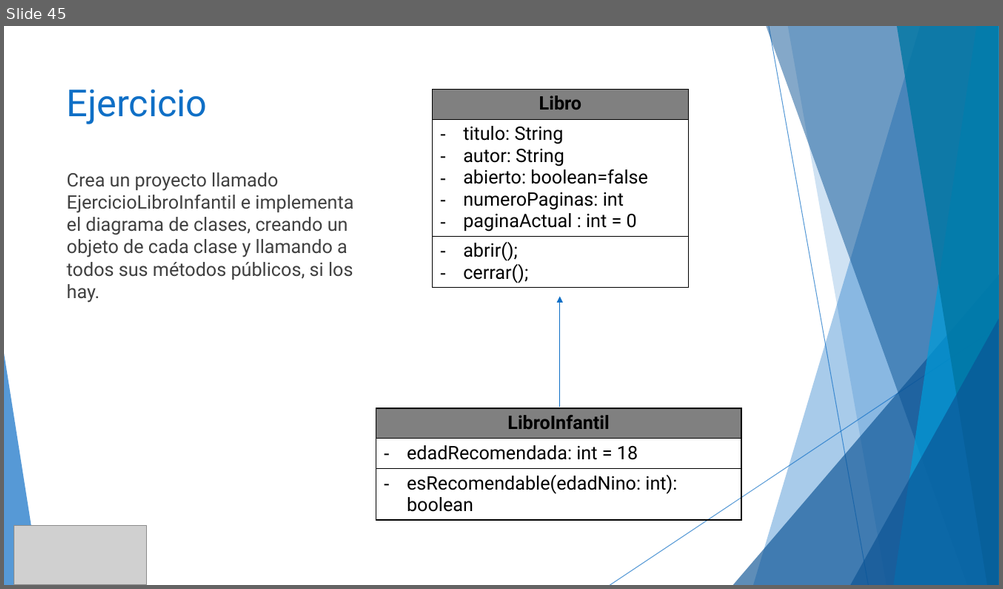
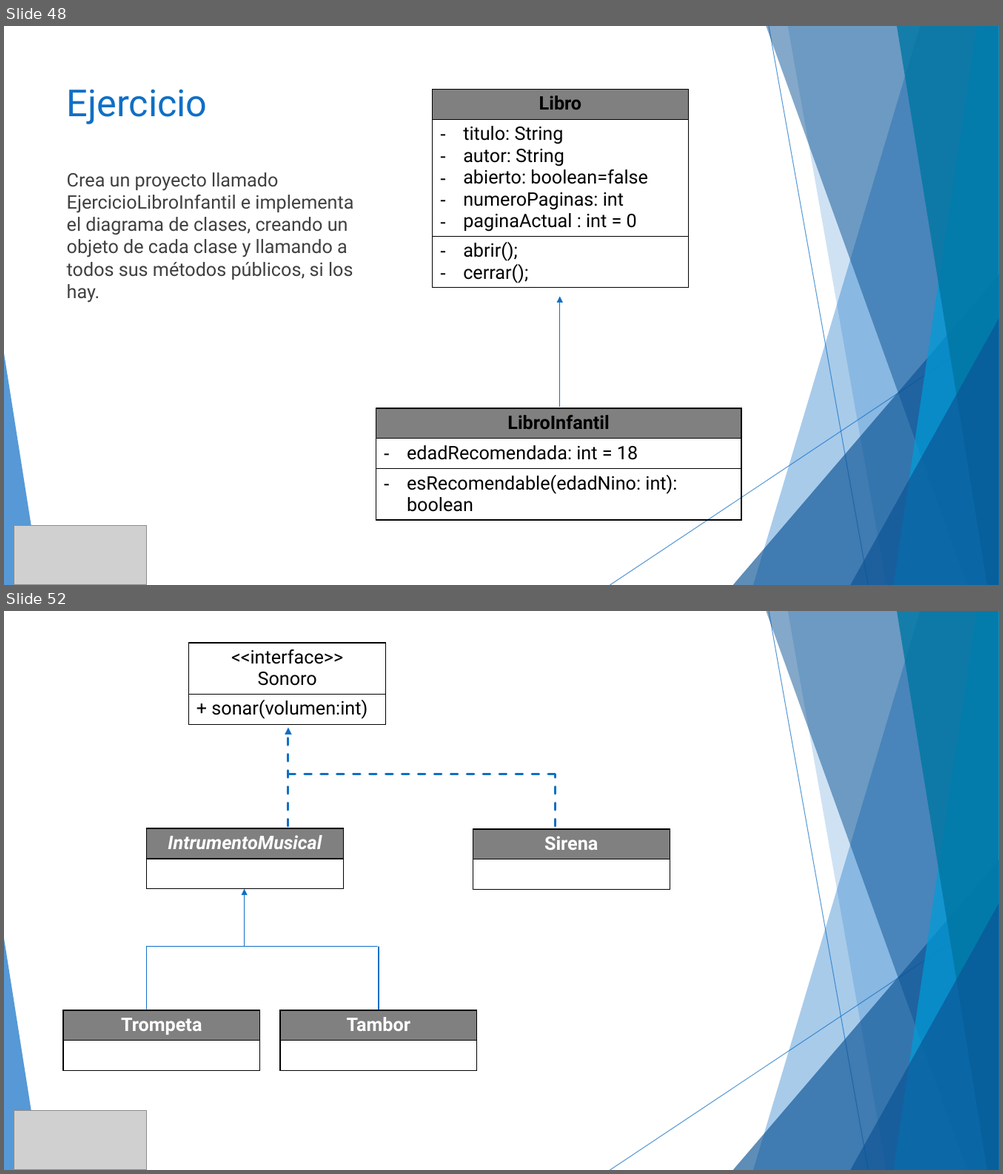
Before and after one commit to MChuil/Java, a slide deck: JAVA.pptx. Shown one above the other, each under a label of ours: slide 45 before the commit, slides 48 and 52 after it; the slides between them are not shown. The pictures are 1003x589 and 1003x1174 pixels, drawn with LibreOffice and Linux fonts; fonts in the diff are those of the drawing; grey boxes stand for pictures. Boxes give left, top, right and bottom in pixels: in the first picture for what was removed or moved away, otherwise in the second. Text is boxed around its words. In the diff, an @@ line names an element or a change of style, - is before the commit and + after.

Commit message:
Herencia e Interfaces
Ejemplo de herencia, interfaces y lectura de texto plano

```diff
--- a/JAVA.pptx
+++ b/JAVA.pptx
@@ slide 52 added at [4, 611, 999, 1170], background #FFFFFF; not listed: 10 template elements that a slide beside it also shows @@
@@ table added at [189, 643, 386, 726], 2 rows, 1 columns @@
+<<interface>> / Sonoro
++ sonar(volumen:int)
@@ arrow added from (288, 826) to (288, 727), #0F6FC6 2.25 pt dashed @@
@@ line added from (288, 775) to (555, 775), #0F6FC6 2.25 pt dashed @@
@@ line added from (555, 826) to (555, 775), #0F6FC6 2.25 pt dashed @@
@@ table added at [147, 829, 344, 889], 2 rows, 1 columns @@
+IntrumentoMusical
+
@@ table added at [472, 829, 669, 890], 2 rows, 1 columns @@
+Sirena
+
@@ arrow added from (244, 946) to (244, 889), #0F6FC6 1 pt @@
@@ line added from (147, 1009) to (147, 947), #0F6FC6 1 pt @@
@@ line added from (377, 947) to (147, 947), #0F6FC6 1 pt @@
@@ line added from (378, 1009) to (378, 947), #0F6FC6 1 pt @@
@@ table added at [63, 1011, 260, 1071], 2 rows, 1 columns @@
+Trompeta
+
@@ table added at [280, 1011, 477, 1071], 2 rows, 1 columns @@
+Tambor
+
@@ picture added at [14, 1111, 147, 1170] @@
@@ what was slide 45 is now slide 48 @@
```
Also in this commit, not shown: 1 slide changed, 14 other slides added, 49 other files.
